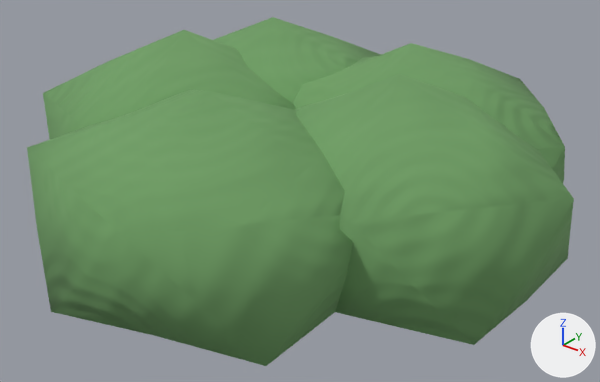
The glTF model assets/styles/bright_clay/models/foliage_shrub_round.glb: old version first, new version second.
Both versions are drawn from a 50 mm camera at (2.6, -3.15, 2.36) aimed at (0.12, -0.04, 0.44). The axes (+X, +Y, +Z) are drawn at lower right. The lights are the same throughout. The older version comes first. Vertices at exactly the same position are counted once.

Names of what the first picture shows: 'scenery_leaf'.
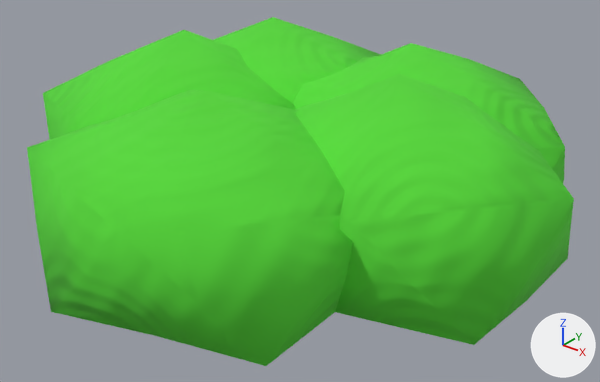
Pixel boxes (x1, y1, x2, y2) of what changed, in the pictures (600 x 382 px):
part 1 of me_icosphere_007, recoloured
    both: (27, 17, 574, 366)

What changed in the scene script:
```text
Change me_icosphere_007:
    where me_icosphere_007.from_pydata(...)  # 210 vertices, 400 faces; spans x -2.18..0.89, y -1.41..1.28, z -0.65..0.65
    used by ob_scenery_leaf; location = (0.65, 0.0, 0.55)
    me_icosphere_007 part 1: 400 faces centred in x -2.11..0.85, y -1.36..1.23, z -0.53..0.52 are repainted in the vertex colours; the middle colour goes from green #6e9e63 to green #55d936
```
